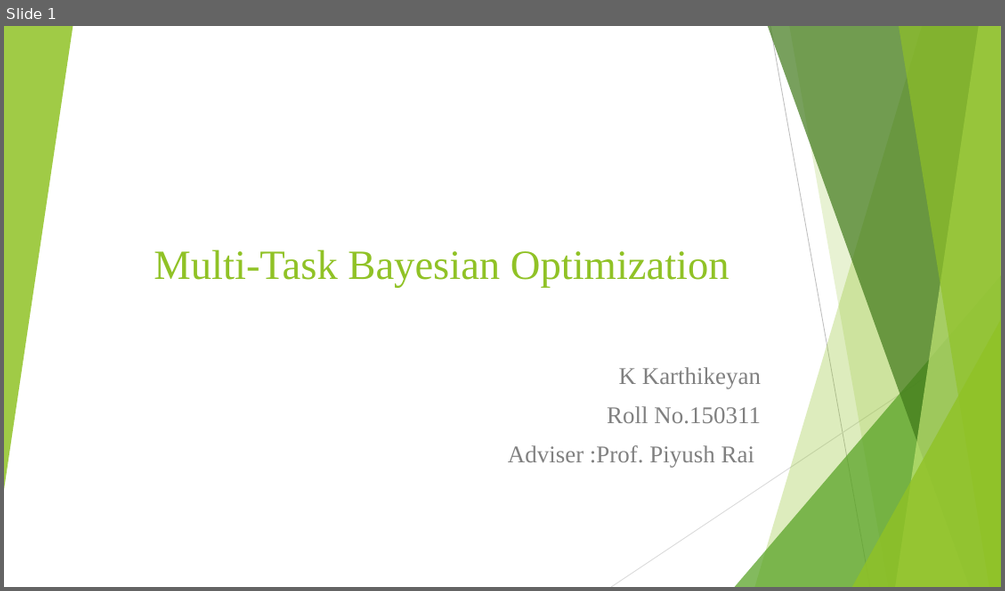
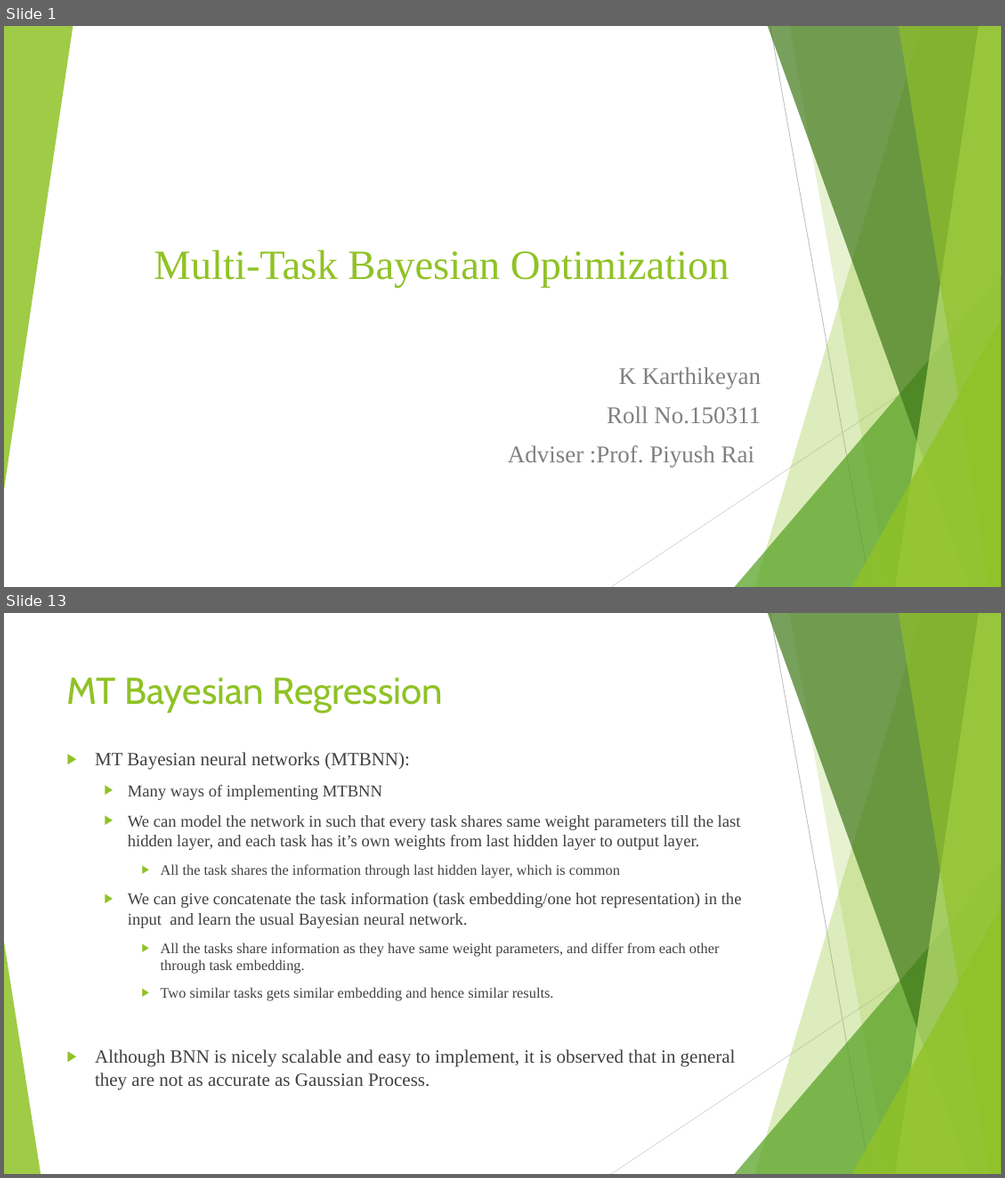
Before and after one commit to keyank/UGP, a slide deck: Presentation.pptx. Shown one above the other, each under a label of ours: slide 1 before the commit, slides 1 and 13 after it; the slides between them are not shown. The pictures are 1005x591 and 1005x1178 pixels, drawn with LibreOffice and Linux fonts; fonts in the diff are those of the drawing. Boxes give left, top, right and bottom in pixels: in the first picture for what was removed or moved away, otherwise in the second. Text is boxed around its words. In the diff, an @@ line names an element or a change of style, - is before the commit and + after.

```diff
--- a/Presentation.pptx
+++ b/Presentation.pptx
@@ slide 13 added at (x1=4, y1=613, x2=1001, y2=1174), background #FFFFFF; not listed: 9 template elements that a slide beside it also shows @@
@@ title added at (x1=67, y1=677, x2=444, y2=713), 36 pt, text #90C226 @@
+MT Bayesian Regression
@@ text added at (x1=95, y1=752, x2=742, y2=1089), 16 pt, text #404040 @@
+▶ MT Bayesian neural networks (MTBNN):
+  ▶ Many ways of implementing MTBNN
+  ▶ We can model the network in such that every task shares same weight parameters till the last hidden layer, and each task has it’s own weights from last hidden layer to output layer.
+    ▶ All the task shares the information through last hidden layer, which is common
+  ▶ We can give concatenate the task information (task embedding/one hot representation) in the input and learn the usual Bayesian neural network.
+    ▶ All the tasks share information as they have same weight parameters, and differ from each other through task embedding.
+    ▶ Two similar tasks gets similar embedding and hence similar results.
+▶ Although BNN is nicely scalable and easy to implement, it is observed that in general they are not as accurate as Gaussian Process.
@@ triangle added at (x1=4, y1=941, x2=40, y2=1174), fill #90C226 at 85% opacity @@
```
Also in this commit, not shown: 16 other slides added.
